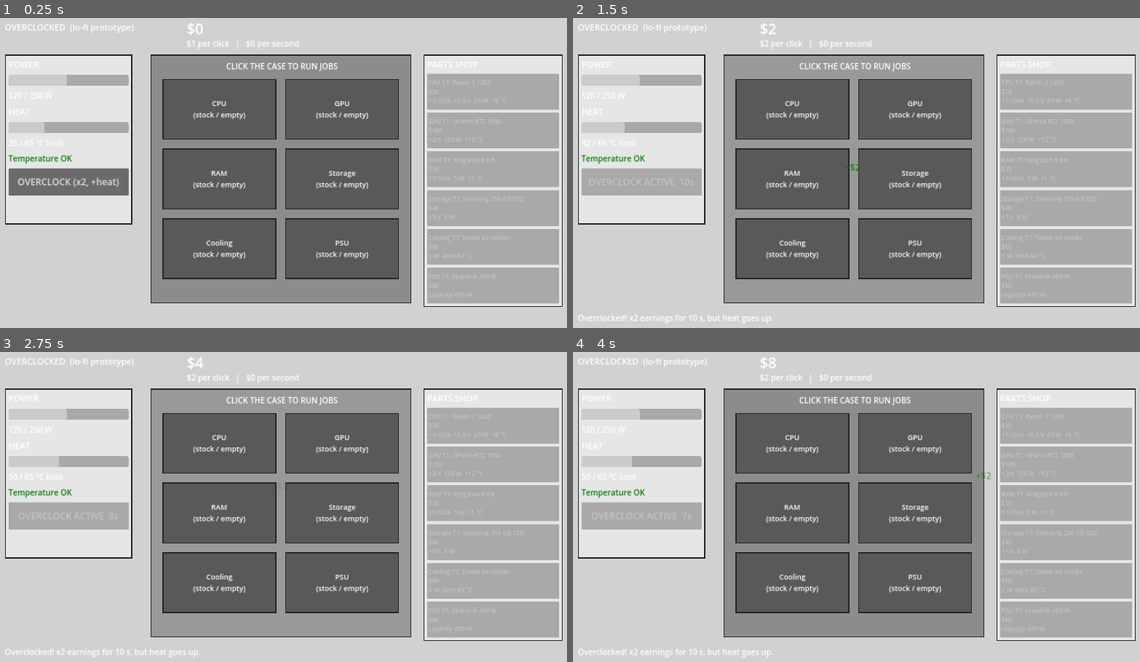
Above: before the commit, frames 1-4 (two rows, left to right).
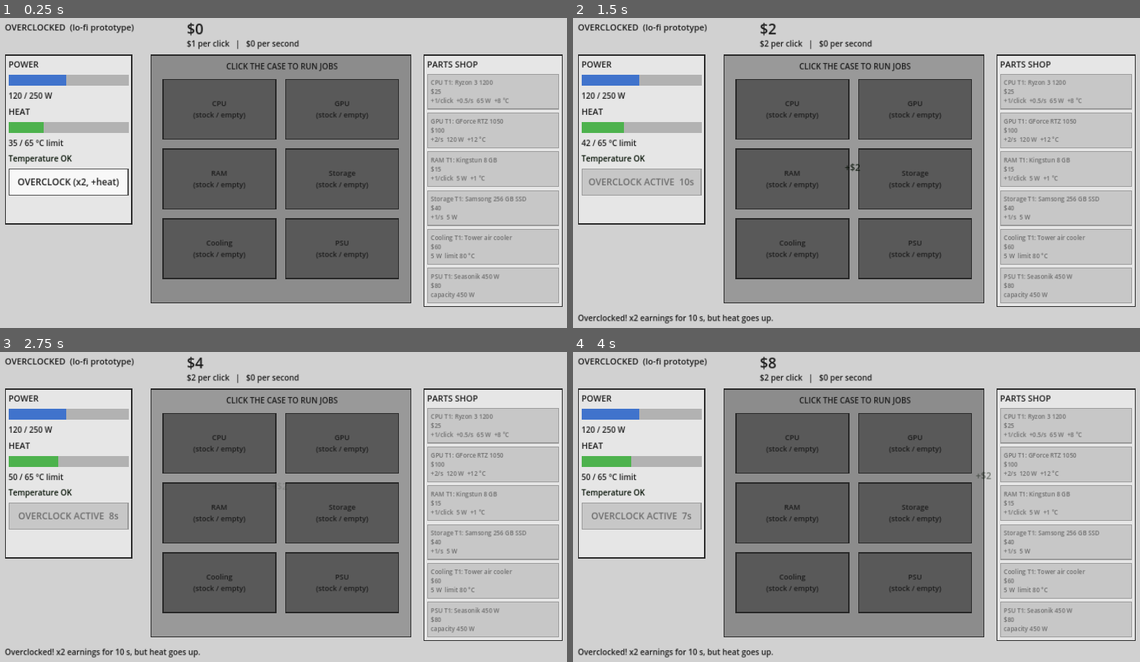
Above: after the commit, the same moments.

Repository: maiko-nigul/overclocked
Game: Godot game, scene res://scenes/main.tscn
Same seed, same stepped clock (60 frames per second), same inputs: the game is played once before the commit and once after it.
Inputs (mouse positions are in pixels of both pictures, inside the frame that each line leads up to):
- Up to frame 1 (0.25 s): no input
- Up to frame 2 (1.5 s): click "OVERCLOCK (x2, +heat)" at 0.5 s; click "CLICK THE CASE TO RUN JOBS" at 1.25 s
- Up to frame 3 (2.75 s): click "CLICK THE CASE TO RUN JOBS" at 2 s
- Up to frame 4 (4 s): click "CLICK THE CASE TO RUN JOBS" at 2.75 s; tap Enter at 3.5 s; move the mouse to (986, 494) at 3.52 s

The runs differ from the first frame. In frame 1, 18% of the frame differs, in the area x 0-99%, y 1-92%; in frame 2, 19%; in frame 3, 19%; in frame 4, 19%, in the area x 0-99%, y 1-99%.

Commit message:
Readable placeholder theme: dark text, light buttons, coloured heat bar
Co-Authored-By: Claude Opus 5.5 <noreply@anthropic.com>
Claude-Session: https://claude.ai/code/session_01AHv4Ai4zs59pkkAUpRBQpR

Diff:
--- a/scripts/main.gd
+++ b/scripts/main.gd
@@ -60,6 +60,7 @@
 var power_label: Label
 var heat_bar: ProgressBar
 var heat_label: Label
+var heat_fill: StyleBoxFlat
 var status_label: Label
 var oc_button: Button
 var message_label: Label
@@ -235,6 +236,22 @@
 func _build_ui() -> void:
 	var t := Theme.new()
 	t.default_font_size = 24
+	var ink := Color(0.1, 0.1, 0.1)
+	t.set_color("font_color", "Label", ink)
+	for state in ["font_color", "font_hover_color", "font_pressed_color", "font_focus_color"]:
+		t.set_color(state, "Button", ink)
+	t.set_color("font_disabled_color", "Button", Color(0.42, 0.42, 0.42))
+	t.set_stylebox("normal", "Button", _box_style(Color(0.97, 0.97, 0.97), Color(0.3, 0.3, 0.3)))
+	t.set_stylebox("hover", "Button", _box_style(Color(1.0, 1.0, 0.85), Color(0.3, 0.3, 0.3)))
+	t.set_stylebox("pressed", "Button", _box_style(Color(0.85, 0.85, 0.7), Color(0.3, 0.3, 0.3)))
+	t.set_stylebox("disabled", "Button", _box_style(Color(0.78, 0.78, 0.78), Color(0.6, 0.6, 0.6)))
+	t.set_stylebox("focus", "Button", StyleBoxEmpty.new())
+	var bar_bg := StyleBoxFlat.new()
+	bar_bg.bg_color = Color(0.7, 0.7, 0.7)
+	t.set_stylebox("background", "ProgressBar", bar_bg)
+	var bar_fill := StyleBoxFlat.new()
+	bar_fill.bg_color = Color(0.25, 0.45, 0.8)
+	t.set_stylebox("fill", "ProgressBar", bar_fill)
 	theme = t
 
 	var bg := ColorRect.new()
@@ -276,6 +293,8 @@
 	heat_bar.custom_minimum_size = Vector2(380, 36)
 	heat_bar.show_percentage = false
 	heat_bar.max_value = 120
+	heat_fill = StyleBoxFlat.new()
+	heat_bar.add_theme_stylebox_override("fill", heat_fill)
 	lv.add_child(heat_bar)
 	heat_label = _label("")
 	lv.add_child(heat_label)
@@ -385,12 +404,15 @@
 	heat_label.text = "%d / %d °C limit" % [int(round(heat)), int(cool_limit())]
 	if is_throttled():
 		status_label.text = "THROTTLING: earnings x0.5"
+		heat_fill.bg_color = Color(0.85, 0.15, 0.1)
 		status_label.modulate = Color(0.8, 0, 0)
 	elif heat > cool_limit() - 10.0:
 		status_label.text = "Getting hot..."
+		heat_fill.bg_color = Color(0.95, 0.55, 0.1)
 		status_label.modulate = Color(0.8, 0.4, 0)
 	else:
 		status_label.text = "Temperature OK"
+		heat_fill.bg_color = Color(0.3, 0.7, 0.3)
 		status_label.modulate = Color(0, 0.5, 0)
 
 	if overclock_left > 0.0:
